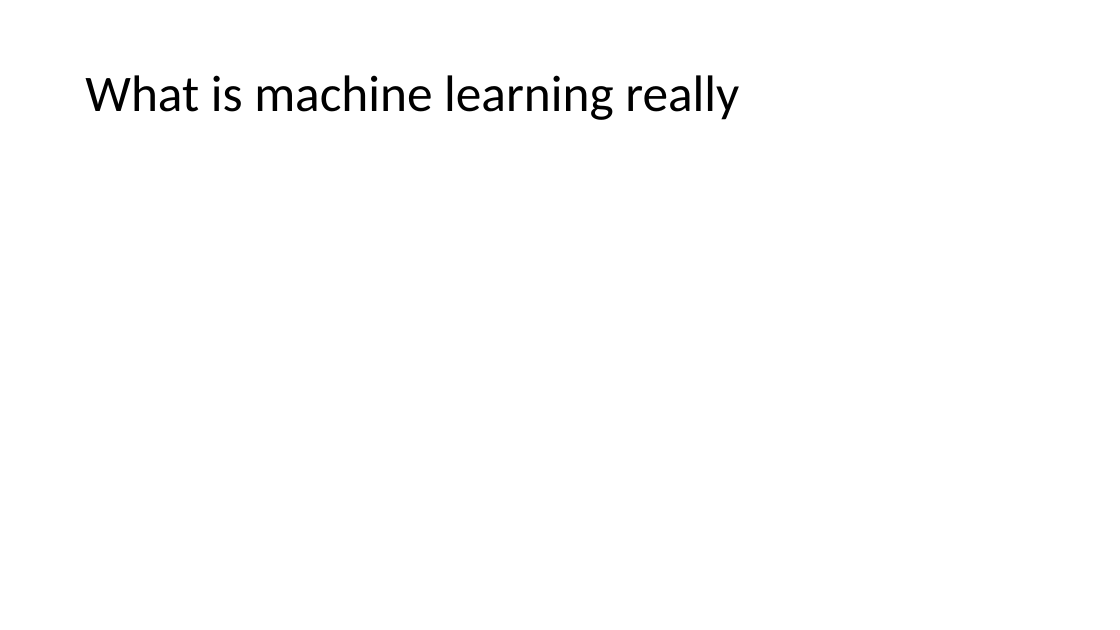
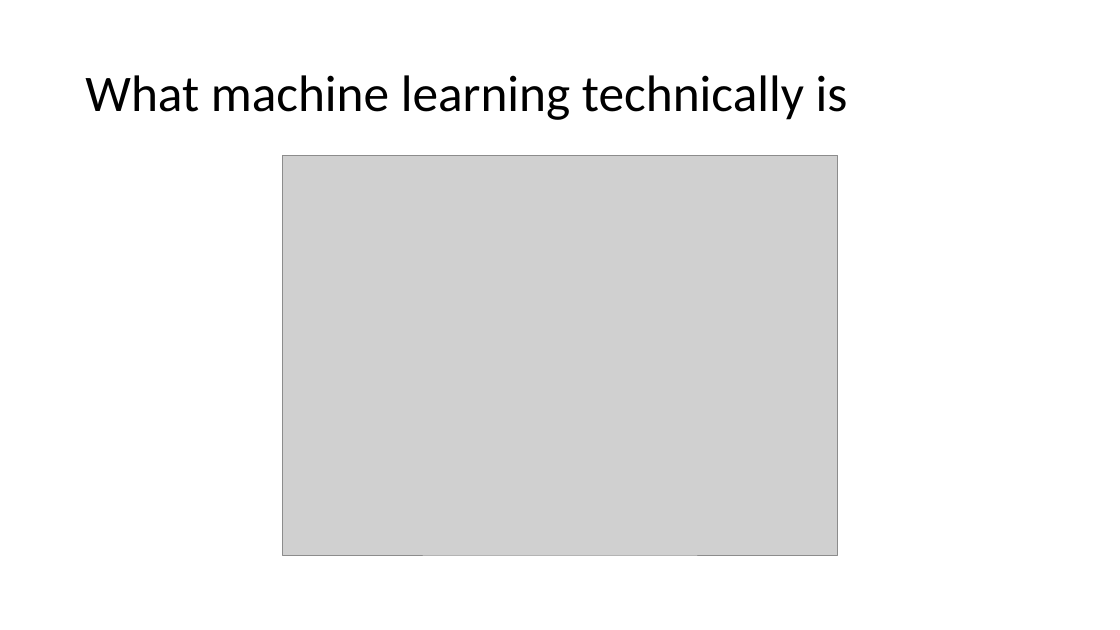
Before and after one commit to alishibli97/peca, a slide deck: slide 8 of slides.pptx (slide 4 before the commit). Drawn at 1120x630 pixels with LibreOffice and Linux fonts; fonts in the diff are those of the drawing; grey boxes stand for pictures. Boxes give left, top, right and bottom in pixels: in the first picture for what was removed or moved away, otherwise in the second. Text is boxed around its words. In the diff, an @@ line names an element or a change of style, - is before the commit and + after.

```diff
--- a/slides.pptx
+++ b/slides.pptx
@@ title at bbox=[85, 75, 848, 120]: text changed @@
-What is machine learning really
+What machine learning technically is
@@ picture added at bbox=[282, 155, 839, 555] @@
```
Also in this commit, not shown: 5 other slides changed, 24 slides added, 6 slides removed.
